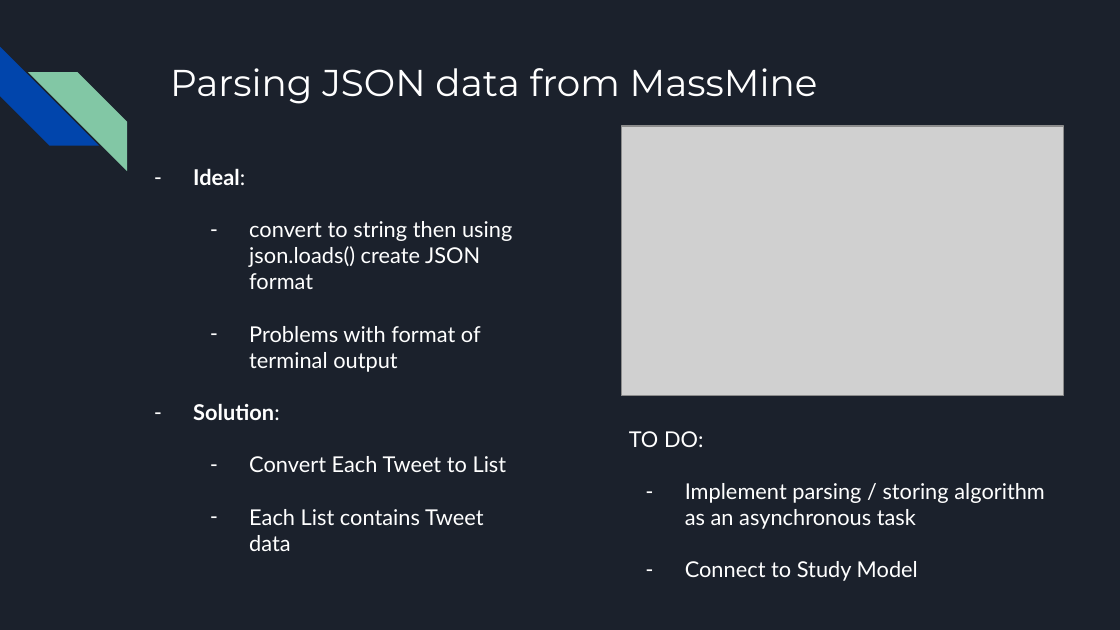
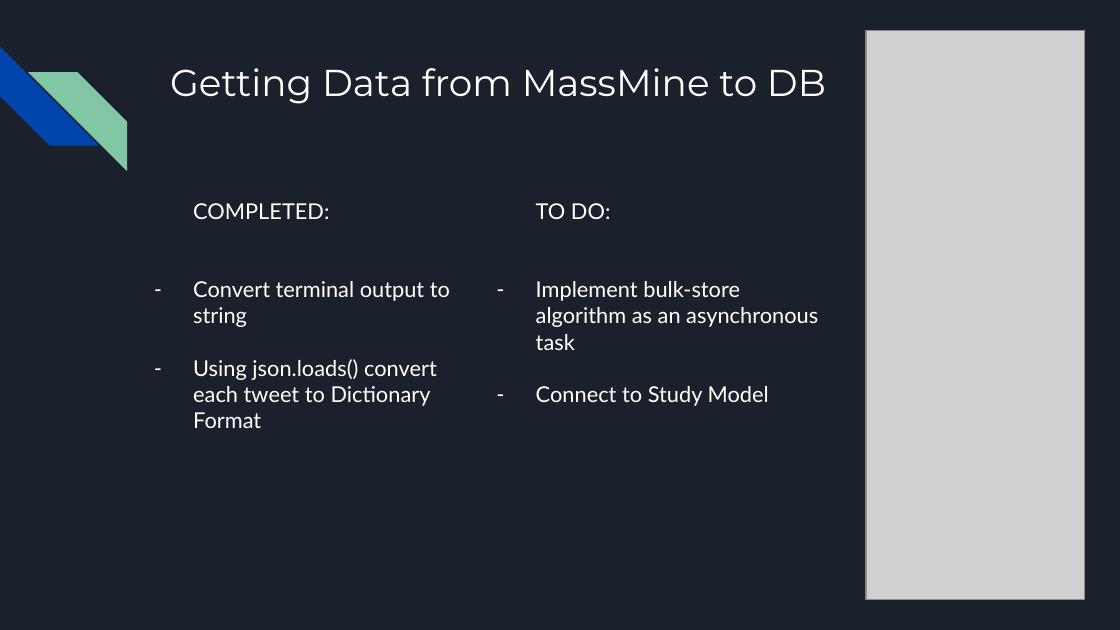
Before and after one commit to JoshCMoore/Massmine-for-the-Masses, a slide deck: slide 9 of documentation/slides/PresentationMar28.pptx. Drawn at 1120x630 pixels with LibreOffice and Linux fonts; fonts in the diff are those of the drawing; grey boxes stand for pictures. Boxes give left, top, right and bottom in pixels: in the first picture for what was removed or moved away, otherwise in the second. Text is boxed around its words. In the diff, an @@ line names an element or a change of style, - is before the commit and + after.

```diff
--- a/documentation/slides/PresentationMar28.pptx
+++ b/documentation/slides/PresentationMar28.pptx
@@ picture added at (866, 30, 1084, 600) @@
@@ title at (170, 68, 826, 104): text changed @@
-Parsing JSON data from MassMine
+Getting Data from MassMine to DB
@@ picture removed at (622, 125, 1064, 395) @@
@@ text "TO DO:": place and size @@
-text "TO DO:" at (629, 431, 1045, 581)
+text "TO DO:" at (536, 203, 818, 406)
@@ text at (193, 203, 450, 428): text changed @@
-– Ideal:
-  – convert to string then using json.loads() create JSON format
-  – Problems with format of terminal output
-– Solution:
-  – Convert Each Tweet to List
-  – Each List contains Tweet data
+COMPLETED:
+– Convert terminal output to string
+– Using json.loads() convert each tweet to Dictionary Format
@@ text at (536, 203, 611, 219): indent changed @@
@@ text at (536, 281, 818, 350): text changed @@
-– Implement parsing / storing algorithm as an asynchronous task
+– Implement bulk-store algorithm as an asynchronous task
```
Also in this commit, not shown: 1 other slide changed, 1 slide added.
